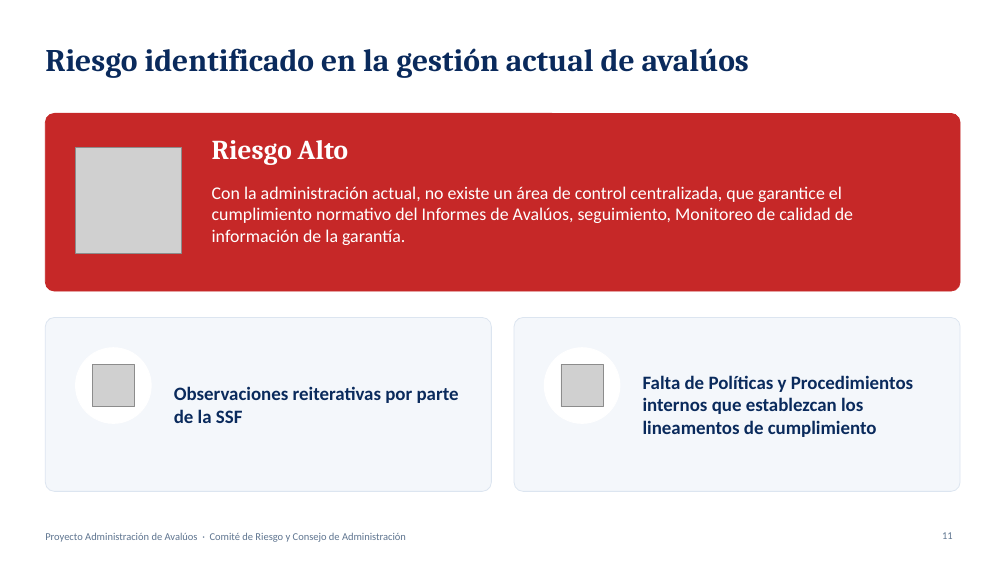
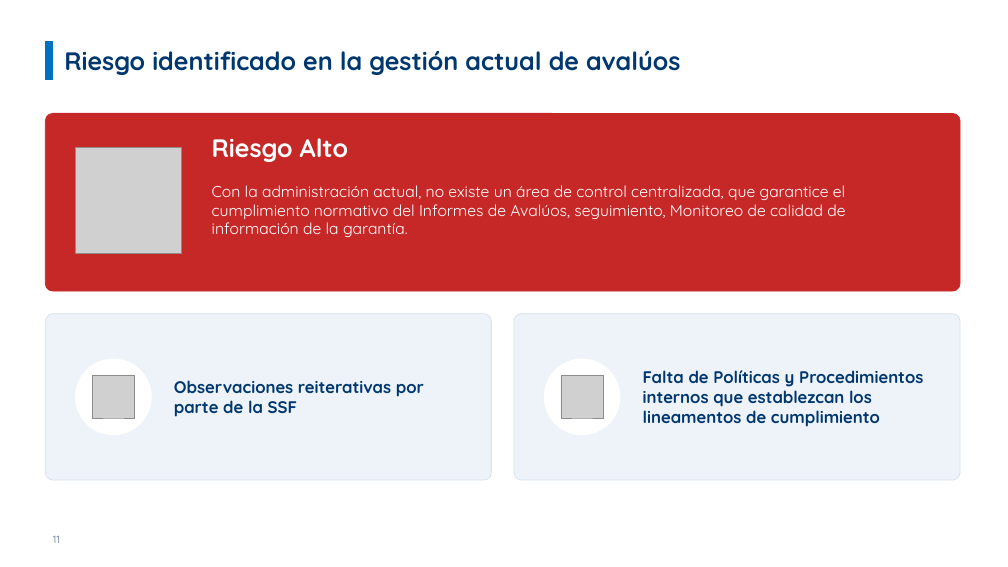
Before and after one commit to menjivar201280/riesgo, a slide deck: slide 11 of administracion-avaluos/Proyecto_Administracion_de_Avaluos.pptx. Drawn at 1008x567 pixels with LibreOffice and Linux fonts; fonts in the diff are those of the drawing; grey boxes stand for pictures; background and template pictures are left out. Boxes give left, top, right and bottom in pixels: in the first picture for what was removed or moved away, otherwise in the second. Text is boxed around its words. In the diff, an @@ line names an element or a change of style, - is before the commit and + after.

```diff
--- a/administracion-avaluos/Proyecto_Administracion_de_Avaluos.pptx
+++ b/administracion-avaluos/Proyecto_Administracion_de_Avaluos.pptx
@@ title "Riesgo identificado en la gestión ..." moved from (x1=45, y1=48, x2=749, y2=78) to (x1=64, y1=50, x2=680, y2=75) @@
@@ title "Riesgo identificado en la gestión ..." at (x1=64, y1=50, x2=680, y2=75): size 30 to 24 pt, font Cambria to Quicksand, text colour #0A2A5C to #00376E @@
@@ rectangle added at (x1=45, y1=42, x2=53, y2=79), fill #0070C0, outline #0070C0 1 pt @@
@@ rounded rectangle at (x1=45, y1=113, x2=960, y2=291): proportions changed @@
@@ text "Riesgo Alto" at (x1=212, y1=138, x2=349, y2=162): size 26 to 24 pt, font Cambria to Quicksand @@
@@ text "Con la administración actual, no ..." at (x1=212, y1=185, x2=845, y2=237): size 17 to 15 pt, font Calibri to Quicksand @@
@@ rounded rectangle resized from (x1=45, y1=318, x2=492, y2=492) to (x1=45, y1=314, x2=492, y2=480) @@
@@ rounded rectangle at (x1=45, y1=314, x2=492, y2=480): fill #F4F7FB to #EEF3F9; outline #DCE5F0 0.75 pt to #D6E2EF 0.75 pt; proportions changed @@
@@ text "Observaciones reiterativas por parte de ..." at (x1=174, y1=380, x2=424, y2=417): size 18 to 16 pt, font Calibri to Quicksand, text colour #0A2A5C to #00376E @@
@@ rounded rectangle at (x1=514, y1=314, x2=960, y2=480): fill #F4F7FB to #EEF3F9; outline #DCE5F0 0.75 pt to #D6E2EF 0.75 pt; proportions changed @@
@@ rounded rectangle resized from (x1=514, y1=318, x2=960, y2=492) to (x1=514, y1=314, x2=960, y2=480) @@
@@ text "Falta de Políticas y Procedimientos ..." at (x1=643, y1=370, x2=923, y2=427): size 18 to 16 pt, font Calibri to Quicksand, text colour #0A2A5C to #00376E @@
@@ 2 pictures, 2 ellipses moved together from (x1=76, y1=348, x2=620, y2=423) to (x1=76, y1=359, x2=620, y2=435) @@
@@ page number moved from (x1=942, y1=532, x2=953, y2=539) to (x1=53, y1=536, x2=60, y2=543) @@
@@ page number at (x1=53, y1=536, x2=60, y2=543): font Calibri to Quicksand; alignment right to left @@
@@ text removed at (x1=45, y1=532, x2=406, y2=542) @@
-Proyecto Administración de Avalúos · Comité de Riesgo y Consejo de Administración
```
Also in this commit, not shown: 15 other slides changed, 2 slides added.
